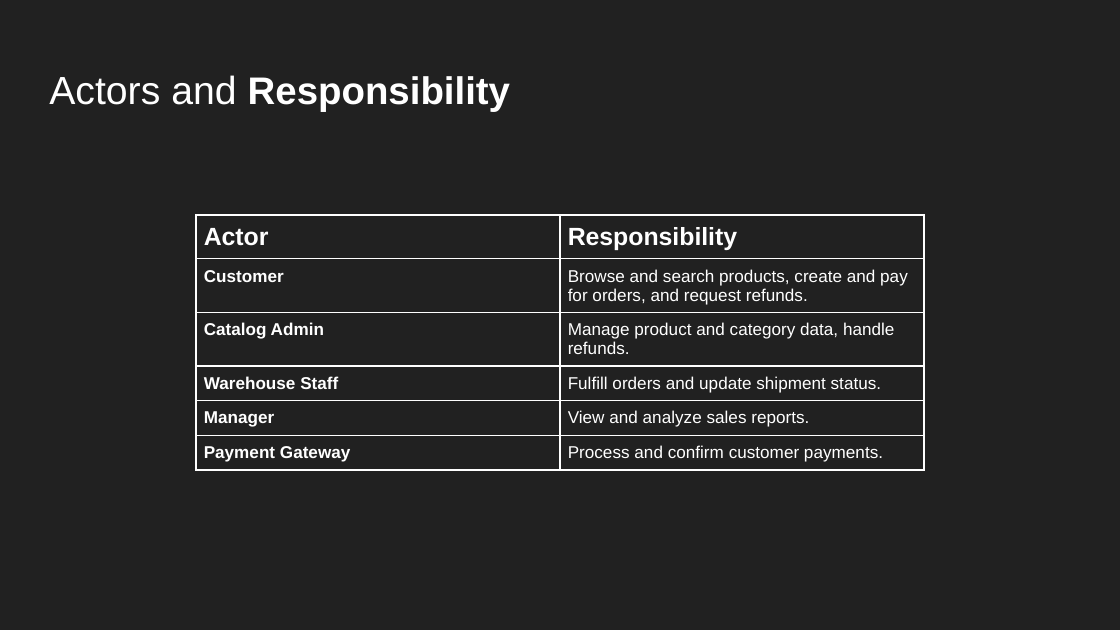
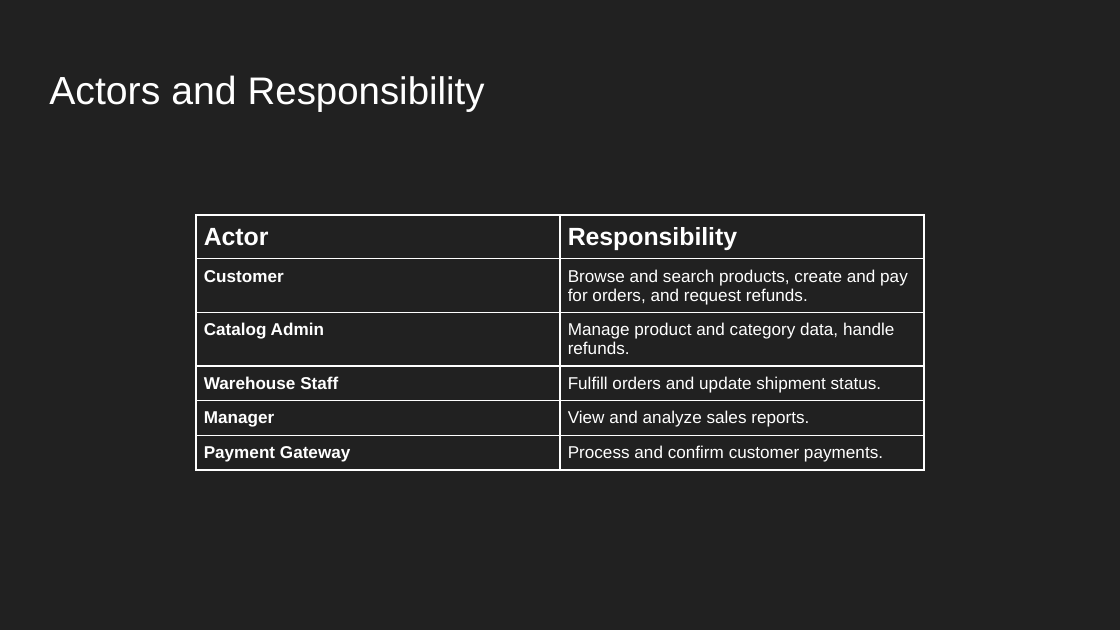
Before and after one commit to HY030401/CSE111-Project-Phase1, a slide deck: slide 3 of Project 1 Slide.pptx. Drawn at 1120x630 pixels with LibreOffice and Linux fonts; fonts in the diff are those of the drawing. Boxes give left, top, right and bottom in pixels: in the first picture for what was removed or moved away, otherwise in the second. Text is boxed around its words. In the diff, an @@ line names an element or a change of style, - is before the commit and + after.

```diff
--- a/Project 1 Slide.pptx
+++ b/Project 1 Slide.pptx
@@ title "Actors and Responsibility" at box(49, 75, 485, 112): bold off in "Responsibility" @@
```
Also in this commit, not shown: 1 other slide changed.
